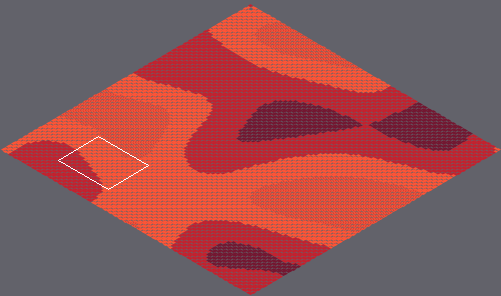
An edit to a level. Tiled map, marswars/resources/mapAssets/tmap.tmx. Above, an overview of the earlier version with the close-up marked.
Close-up. Before the commit:
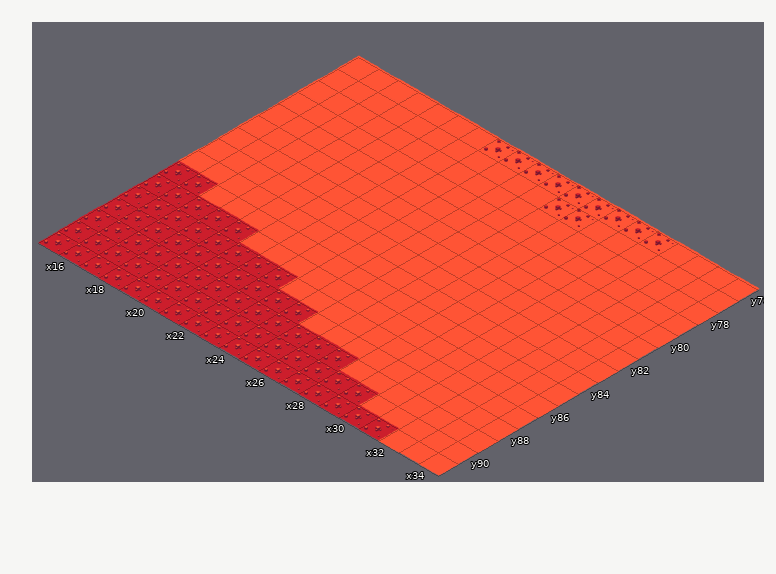
Cells are 55x32 px. Isometric: x runs down to the right, y down to the left. Shown: x 15..34, y 76..91. The commit also changed other parts of the map, which this record leaves out.
After:
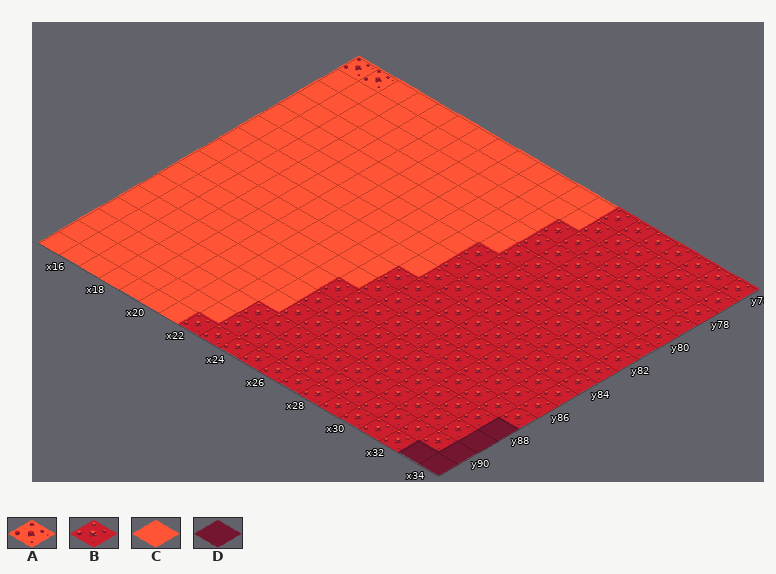
Key: from "tileset1": A 10 "mars006", B 11 "mars007", C 15 "tile001", D 17 "tile003".
_ is an empty cell, . an unchanged one.
What changed:
--- layer "Tile Layer 1"
@@ x 15..34 @@
-76 CC.....AAAAAAAAACCCC
-77 ...........AACCCCCCC
-78 ............CCCCCCCC
-79 ............CCCCCCCC
-80 ............CCCCCCCC
-81 ...........CCCCCCCCC
-82 ...........CCCCCCCCC
-83 ...........CCCCCCCCC
-84 ..........CCCCCCCCCC
-85 BB........CCCCCCCCCC
-86 BBBBB....CCCCCCCCCCC
-87 BBBBBBBB.CCCCCCCCCCC
-88 BBBBBBBBB.CCCCCCCCCC
-89 BBBBBBBB.....CCCCCCC
-90 BBBBBBBB.......CCCCC
-91 BBBBBBB..........CCC
+76 AA.....CCCCCCBBBBBBB
+77 ...........CCBBBBBBB
+78 ............BBBBBBBB
+79 ............BBBBBBBB
+80 ............BBBBBBBB
+81 ...........BBBBBBBBB
+82 ...........BBBBBBBBB
+83 ...........BBBBBBBBB
+84 ..........BBBBBBBBBB
+85 CC........BBBBBBBBBB
+86 CCCCC....BBBBBBBBBBB
+87 CCCCCCCC.BBBBBBBBBBB
+88 CCCCCCCCC.BBBBBBBBBD
+89 CCCCCCCC.....BBBBBBD
+90 CCCCCCCC.......BBBBD
+91 CCCCCCC..........BDD
Boxes around the changes in both close-ups, in picture pixels (x1, y1, x2, y2):
changed: (344, 57, 394, 88)
changed: (38, 139, 760, 476)
